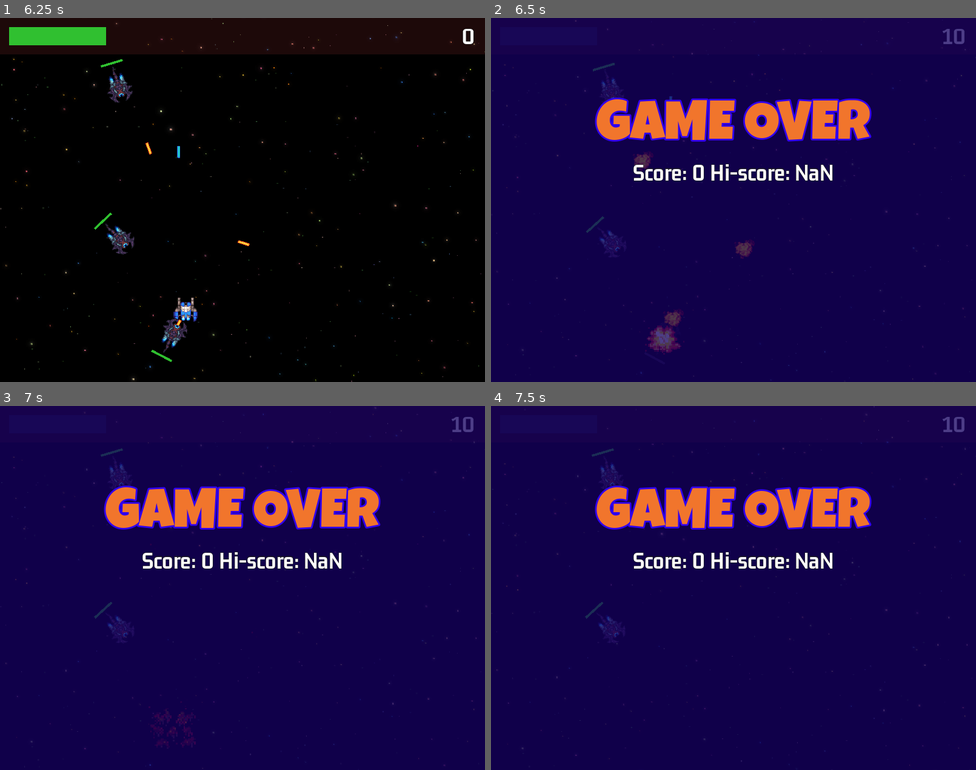
Above: before the commit, frames 1-4 (two rows, left to right).
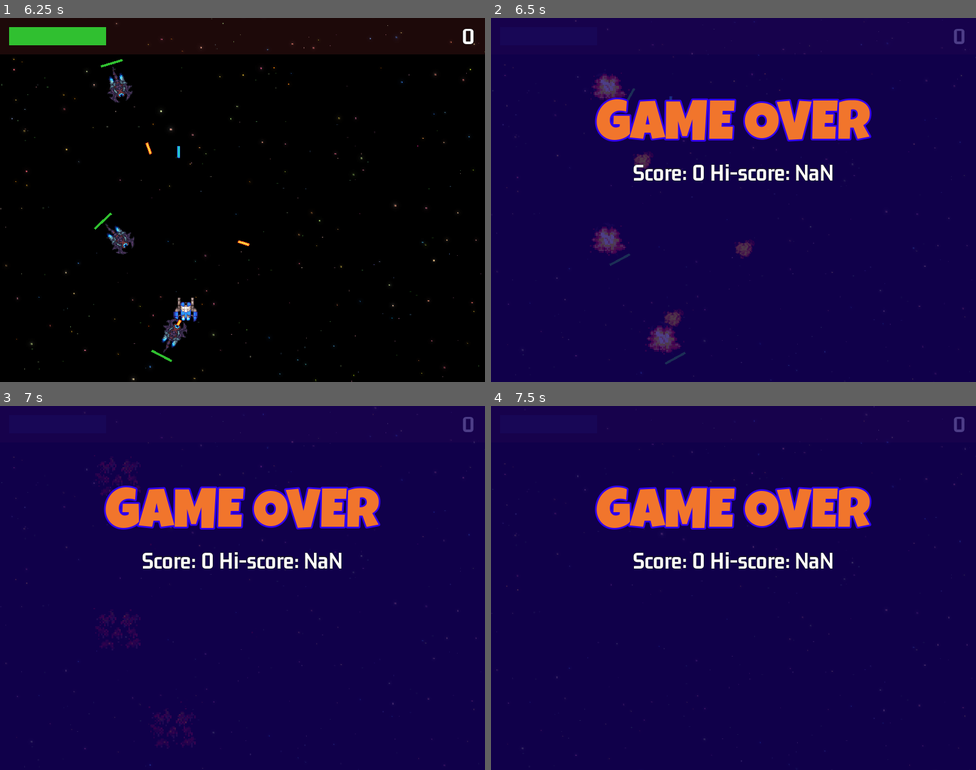
Above: after the commit, the same moments.

Repository: fj0lverkr/space-ace
Game: Godot game, scene res://scenes/main/main.tscn
The game is run twice, just before and just after one commit, with the same random seed, the same clock (stepped at 60 frames per second) and the same inputs. Sound files missing from this copy of the repository are replaced by a short silence.
Inputs (mouse positions are in pixels of both pictures, inside the frame that each line leads up to):
- Up to frame 1 (6.25 s): click "Start" at 0.5 s; move the mouse to (349, 181) at 1.27 s; hold D (right) 1.28-2.03 s; click (349, 181) at 1.35 s; move the mouse to (145, 218) at 2.02 s; hold S (down) 2.03-2.78 s; click (145, 218) at 2.1 s; move the mouse to (291, 119) at 2.77 s; hold D (right) 2.78-3.53 s; click (291, 119) at 2.85 s; move the mouse to (218, 272) at 3.52 s; hold W (up) 3.53-4.28 s; click (218, 272) at 3.6 s; move the mouse to (388, 254) at 4.27 s; hold A (left) 4.28-5.78 s; click (388, 254) at 4.35 s; move the mouse to (97, 145) at 5.02 s; click (97, 145) at 5.1 s; move the mouse to (266, 200) at 5.77 s; hold S (down) from 5.78 s (still down); click (266, 200) at 5.85 s
- Up to frame 2 (6.5 s): keep holding S (down)
- Up to frame 3 (7 s): move the mouse to (169, 497) at 6.52 s; release S (down) at 6.53 s; hold D (right) from 6.53 s (still down); click (169, 497) at 6.6 s
- Up to frame 4 (7.5 s): move the mouse to (840, 569) at 7.27 s; release D (right) at 7.28 s; hold W (up) from 7.28 s (still down); click (840, 569) at 7.35 s

Frame 1 is identical in both runs. In frame 2, 0.9% of the frame differs, in the area x 19-96%, y 3-96%; in frame 3, 0.4%; in frame 4, 0.2%.

Commit message:
fix score not being correct when player collides with enemy ship

Diff:
--- a/scenes/enemies/base_enemy.gd
+++ b/scenes/enemies/base_enemy.gd
@@ -67,6 +67,21 @@
 	_points = _points_data[s]
 
 
+func destroy(do_points: bool, do_pu: bool) -> void:
+	_speed = 0.0
+	SignalBus.on_explode.emit(Explosion.Type.BOOM, global_position, 2.0)
+	if do_points:
+		SignalBus.on_score_points.emit(_points)
+	_disable()
+	if do_pu:
+		SignalBus.on_try_powerup.emit(_drop_rate, global_position)
+	_animation_player.play(Constants.FLICKER)
+
+
+func update_speed(by: float) -> void:
+	_speed *= by
+
+
 func _on_out_of_time_timeout() -> void:
 	queue_free()
 
@@ -101,10 +116,6 @@
 	_laser_timer.start()
 
 
-func update_speed(by: float) -> void:
-	_speed *= by
-
-
 func _on_laser_timer_timeout() -> void:
 	_can_shoot = true
 
@@ -114,17 +125,12 @@
 	if area is CollidableObject:
 		damage = area.get_damage()
 	else:
-		damage = int(_health_bar.value) + 1
+		destroy(false, true)
 	_health_bar.update_value(-damage)
 
 
 func _on_health_bar_on_died() -> void:
-	_speed = 0.0
-	SignalBus.on_explode.emit(Explosion.Type.BOOM, global_position, 2.0)
-	SignalBus.on_score_points.emit(_points)
-	_disable()
-	SignalBus.on_try_powerup.emit(_drop_rate, global_position)
-	_animation_player.play(Constants.FLICKER)
+	destroy(true, true)
 
 func _on_screen_entered() -> void:
 	_enable()
--- a/scenes/level/level.gd
+++ b/scenes/level/level.gd
@@ -47,4 +47,4 @@
 func _on_game_over() -> void:
 	GameManager.set_game_over(true)
 	for e: BaseEnemy in get_tree().get_nodes_in_group(Constants.GRP_ENEMIES):
-		e.set_process(false)
+		e.destroy(false, false)
